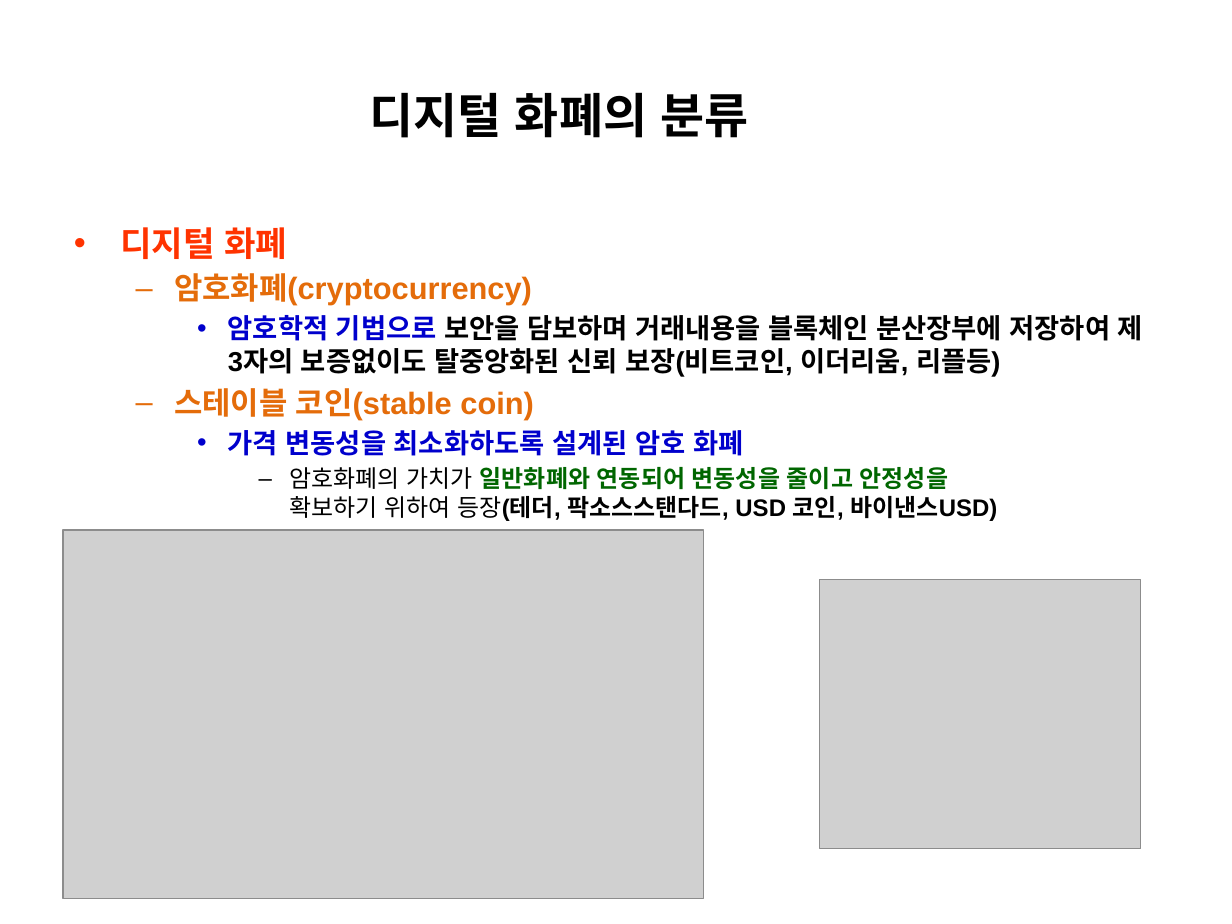
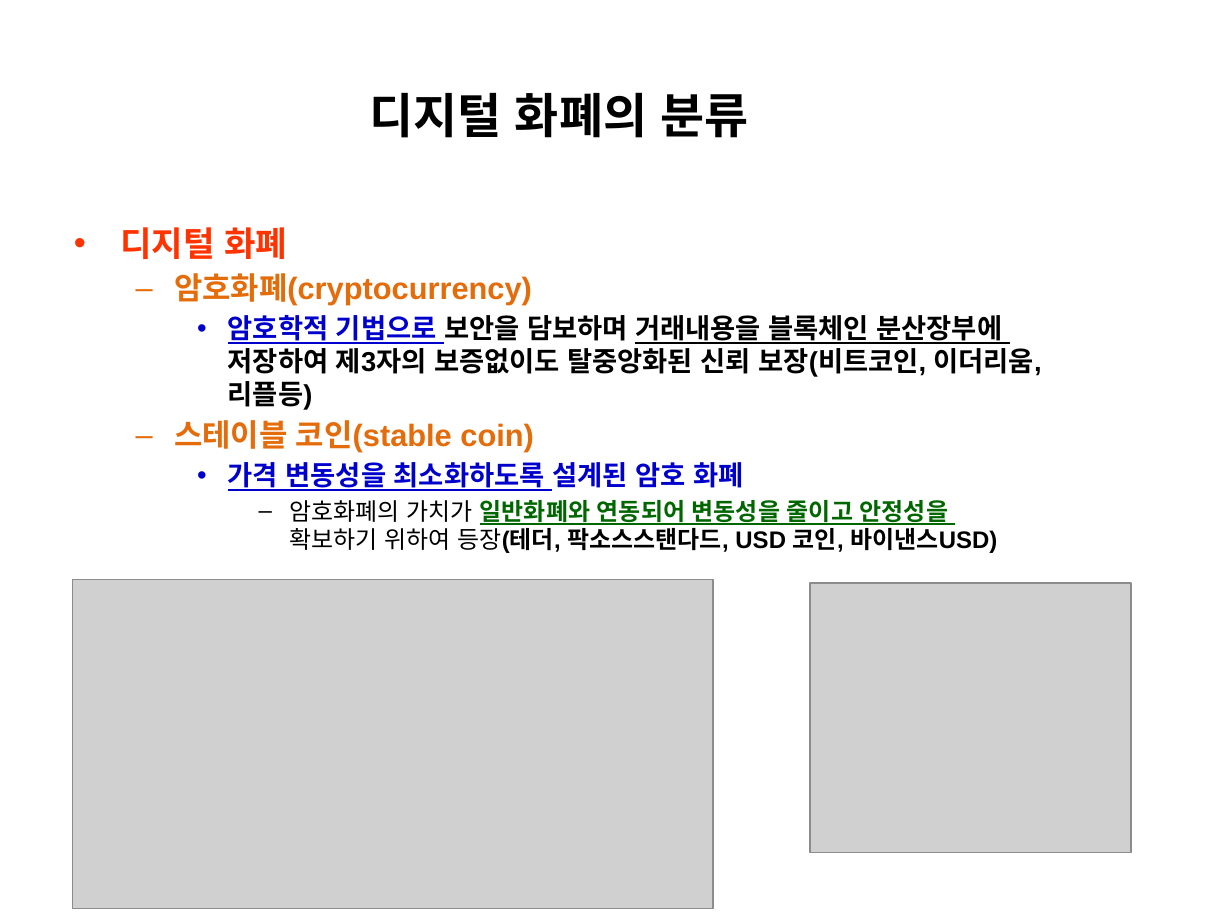
Before and after one commit to park-1927/course, a slide deck: slide 18 of 블록체인/2025-4-디지털 화폐의 분류.pptx (slide 20 before the commit). Drawn at 1232x924 pixels with LibreOffice and Linux fonts; fonts in the diff are those of the drawing; grey boxes stand for pictures. Boxes give left, top, right and bottom in pixels: in the first picture for what was removed or moved away, otherwise in the second. Text is boxed around its words. In the diff, an @@ line names an element or a change of style, - is before the commit and + after.

```diff
--- a/블록체인/2025-4-디지털 화폐의 분류.pptx
+++ b/블록체인/2025-4-디지털 화폐의 분류.pptx
@@ text at (228, 315, 1042, 553): underline on in "암호학적 기법으로 거래내용을 블록체인 분산장부에", "가격 변동성을 최소화하도록", "일반화폐와 연동되어 변동성을 줄이고 안정성을" @@
@@ picture: place and size @@
-picture at (63, 530, 703, 898)
+picture at (73, 579, 713, 908)
@@ picture: place and size @@
-picture at (819, 579, 1141, 849)
+picture at (809, 583, 1131, 853)
```
Also in this commit, not shown: 25 other slides changed, 2 slides added, 2 slides removed, 4 other files.
